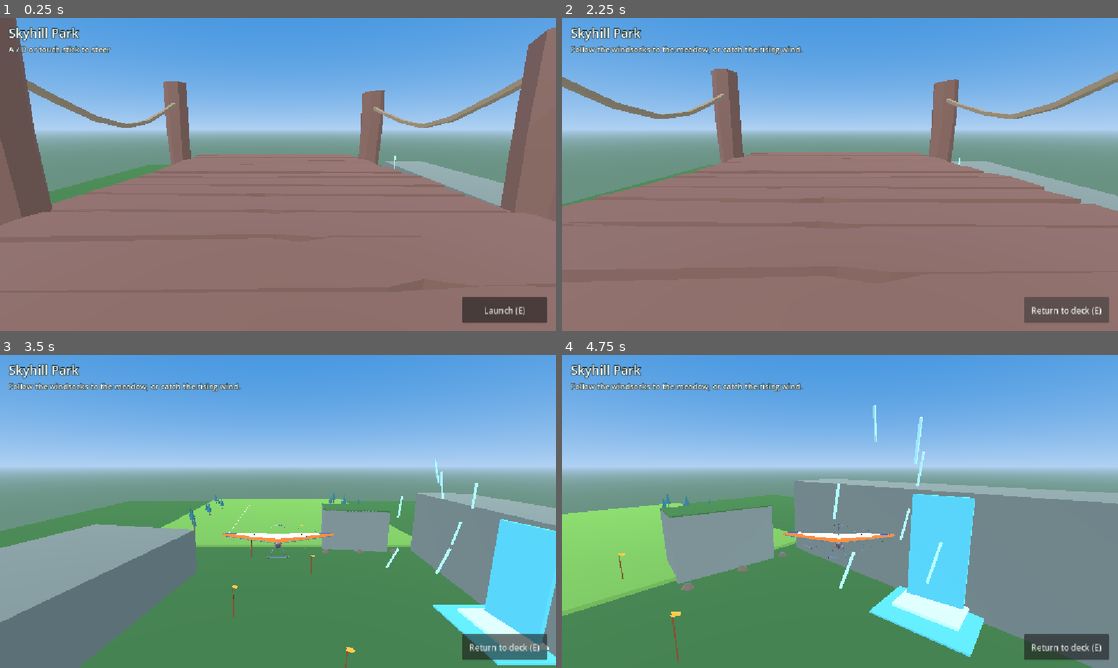
Above: before the commit, frames 1-4 (two rows, left to right).
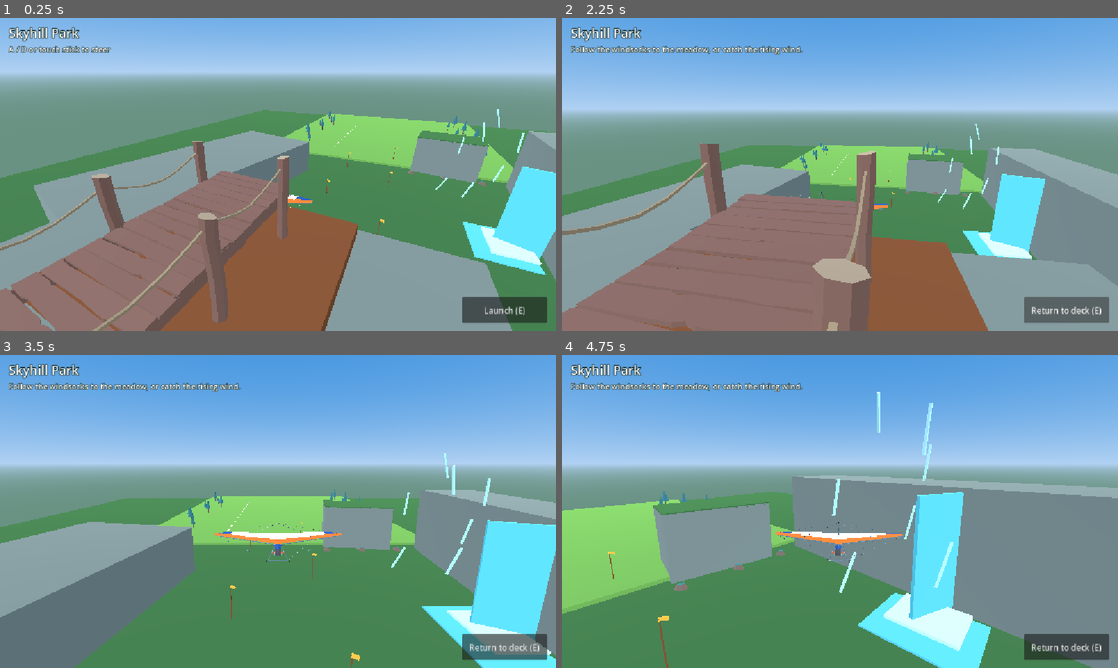
Above: after the commit, the same moments.

Repository: WillowbrookGame/willowbrook
Game: Godot game, scene res://game/skyhill/skyhill.tscn
Two runs of this game, one before a commit and one after it. Both use one fixed random seed, a clock stepped at 60 frames per second and the inputs below. This scene is started directly instead of the project's main scene.
Inputs (mouse positions are in pixels of both pictures, inside the frame that each line leads up to):
- Up to frame 1 (0.25 s): no input
- Up to frame 2 (2.25 s): click "Launch (E)" at 0.5 s; tap Enter at 1.25 s; move the mouse to (962, 158) at 1.27 s; hold Right (ui_right) 1.28-2 s; tap E at 1.35 s; click (962, 158) at 1.42 s; tap Space at 1.52 s; click "Launch (E)" at 2 s
- Up to frame 3 (3.5 s): drag from (166, 527) to (250, 574) at 2.77 s
- Up to frame 4 (4.75 s): move the mouse to (895, 442) at 3.52 s; hold Right (ui_right) 3.53-4.25 s; tap P at 3.6 s; drag from (812, 574) to (673, 464) at 4.27 s

The runs differ from the first frame. In frame 1, 85% of the frame differs, in the area x 0-100%, y 0-100%; in frame 2, 53%; in frame 3, 7.8%; in frame 4, 9.1%.

Commit message:
Make the launch and waterfall route clearer in the preview

Diff:
--- a/game/skyhill/skyhill.gd
+++ b/game/skyhill/skyhill.gd
@@ -160,9 +160,14 @@
 	glider.rotation = Vector3(0.0, flight.heading, flight.bank)
 
 func _camera_pose(weight: float) -> void:
-	var target := flight.position + Vector3(0, 4.4, 11.3).rotated(Vector3.UP, flight.heading)
+	var offset := Vector3(0.0, 4.0, 9.4)
+	var focus := Vector3(0.0, 0.8, -6.5)
+	if state == State.DECK:
+		offset = Vector3(7.8, 8.0, 11.8)
+		focus = Vector3(0.0, 0.7, -3.5)
+	var target := flight.position + offset.rotated(Vector3.UP, flight.heading)
 	camera.global_position = camera.global_position.lerp(target, weight)
-	camera.look_at(flight.position + Vector3(0, 0.8, -8).rotated(Vector3.UP, flight.heading), Vector3.UP)
+	camera.look_at(flight.position + focus.rotated(Vector3.UP, flight.heading), Vector3.UP)
 
 func _make_lift_cue() -> AudioStreamWAV:
 	var pcm := PackedByteArray()
--- a/game/skyhill/skyhill.tscn
+++ b/game/skyhill/skyhill.tscn
@@ -136,7 +136,7 @@
 
 [sub_resource type="BoxMesh" id="Mesh_WaterSheet"]
 material = SubResource("Mat_water")
-size = Vector3(0.6, 17, 8)
+size = Vector3(7.2, 17, 0.55)
 
 [sub_resource type="BoxMesh" id="Mesh_Foam"]
 material = SubResource("Mat_foam")
@@ -341,7 +341,7 @@
 
 [node name="DeckPlanks" parent="Scenery" instance=ExtResource("dock")]
 position = Vector3(0, 23.08, 19)
-scale = Vector3(1.2, 1, 1)
+scale = Vector3(0.68, 0.68, 0.68)
 
 [node name="DeckRail0" parent="Scenery" instance=ExtResource("fence")]
 position = Vector3(-4.5, 23.1, 21.9)
@@ -400,11 +400,11 @@
 shape = SubResource("Shape_ScenicRidgeTop")
 
 [node name="Waterfall" type="Node3D" parent="Scenery"]
-position = Vector3(36, 7.5, -32)
+position = Vector3(33, 7.5, -32)
 
 [node name="WaterSheet" type="MeshInstance3D" parent="Scenery/Waterfall"]
 position = Vector3(-0.6, 0, 0)
-rotation = Vector3(0, 0.07, 0)
+rotation = Vector3(0, -0.43, 0)
 mesh = SubResource("Mesh_WaterSheet")
 cast_shadow = 0
 
@@ -681,9 +681,9 @@
 scale = Vector3(0.76, 0.76, 0.76)
 
 [node name="RiderAnchor" type="Marker3D" parent="Glider"]
-position = Vector3(0, 0.03, 0.12)
+position = Vector3(0, -0.27, 0.20)
 rotation_degrees = Vector3(-60, 180, 0)
-scale = Vector3(0.74, 0.74, 0.74)
+scale = Vector3(0.92, 0.92, 0.92)
 
 [node name="Camera3D" type="Camera3D" parent="."]
 position = Vector3(0, 28.4, 23.3)
